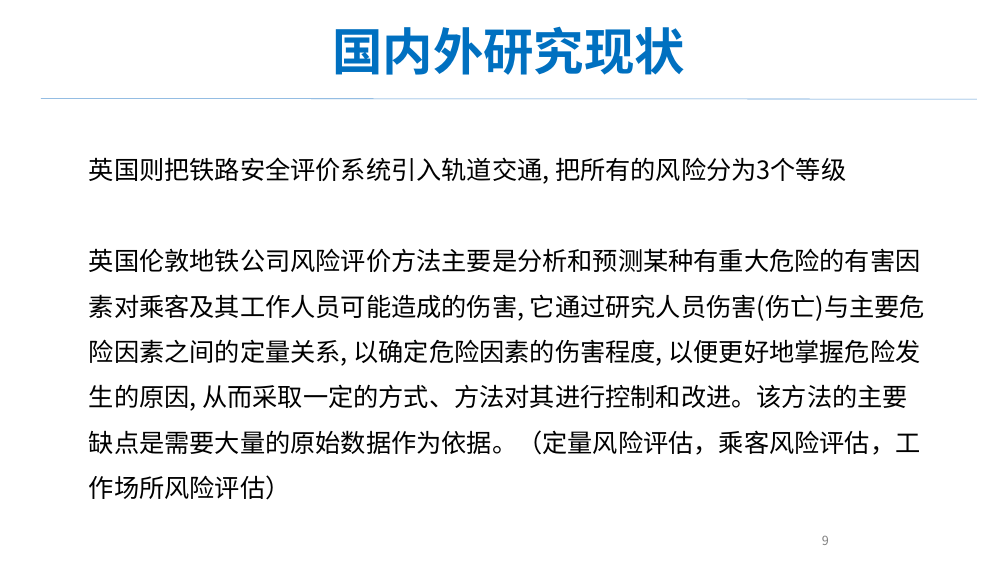
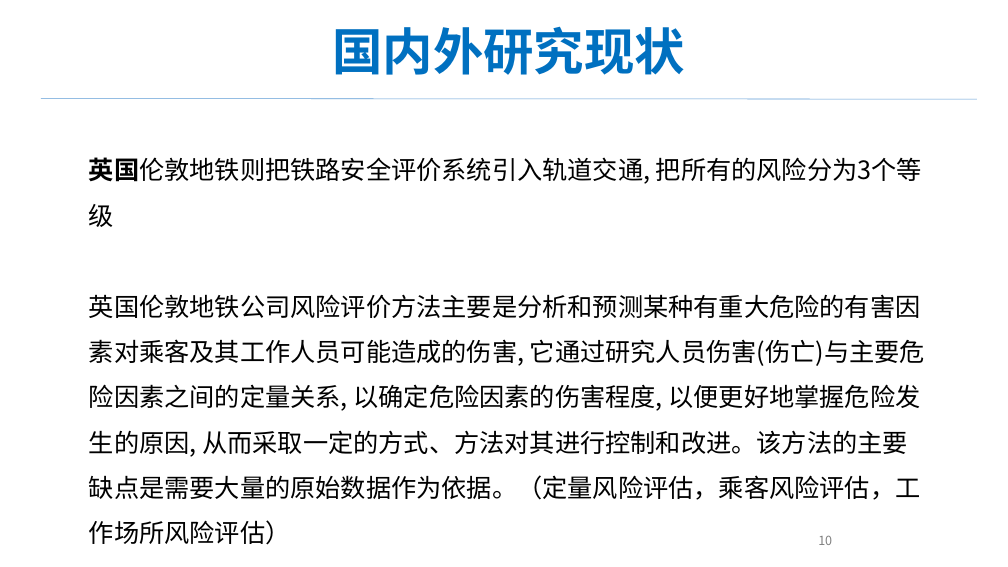
Before and after one commit to jiating777/laboratory, a slide deck: slide 10 of 报告.pptx (slide 9 before the commit). Drawn at 1008x567 pixels with LibreOffice and Linux fonts; fonts in the diff are those of the drawing. Boxes give left, top, right and bottom in pixels: in the first picture for what was removed or moved away, otherwise in the second. Text is boxed around its words. In the diff, an @@ line names an element or a change of style, - is before the commit and + after.

```diff
--- a/报告.pptx
+++ b/报告.pptx
@@ text at (89,157,922,184): text changed @@
-英国则把铁路安全评价系统引入轨道交通, 把所有的风险分为3个等级
+英国伦敦地铁则把铁路安全评价系统引入轨道交通, 把所有的风险分为3个等级
@@ page number at (818,535,832,545): text changed @@
-9
+10
```
Also in this commit, not shown: 1 other slide changed, 1 slide added.
